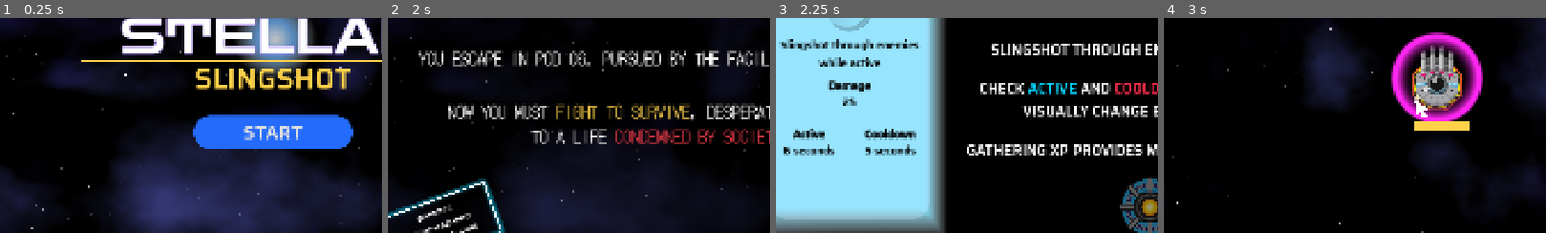
Above: before the commit, frames 1-4 (left to right).
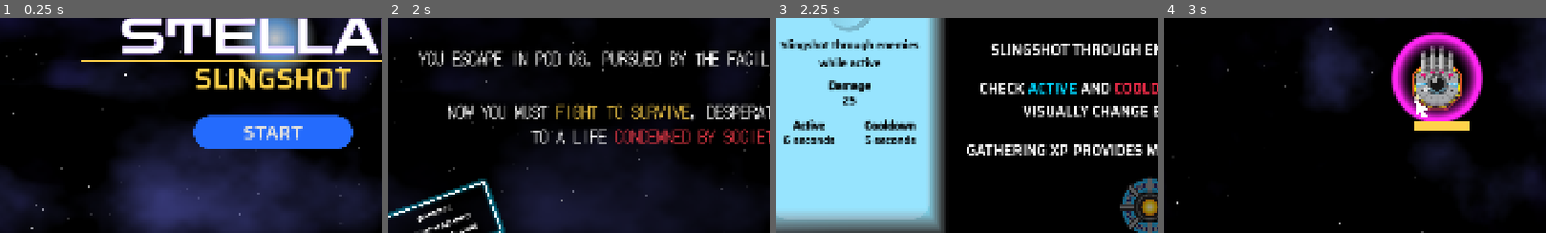
Above: after the commit, the same moments.

Repository: two-sticks-and-a-rock/space-arcade
Game: Godot game, scene res://scenes/main_menu.tscn
Same seed, same stepped clock (60 frames per second), same inputs: the game is played once before the commit and once after it.
Inputs:
- Up to frame 1 (0.25 s): no input
- Up to frame 2 (2 s): click "START" at 0.5 s; click "SKIP" at 1.25 s
- Up to frame 3 (2.25 s): click "CONTINUE..." at 2 s
- Up to frame 4 (3 s): click "CONTINUE" at 2.75 s
The pictures show only the part of the screen within x 14-64%, y 36-86%; the shares and areas given below are measured in that part.

Frames 1-2 are identical in both runs. In frame 3, 3.2% of the frame differs, in the area x 2-37%, y 36-64%; in frame 4, nothing differs.

Commit message:
fix spacing for asteroid

Diff:
--- a/scenes/player/player_weapons/orbiter/orbiter_ring.tscn
+++ b/scenes/player/player_weapons/orbiter/orbiter_ring.tscn
@@ -17,12 +17,14 @@
 script = ExtResource("3_6d4r7")
 mechanic_name = "Damage"
 mechanic_value = "50"
+col_span = 1
 metadata/_custom_type_script = "uid://dq724vlrm8a05"
 
 [sub_resource type="Resource" id="Resource_246l1"]
 script = ExtResource("3_6d4r7")
 mechanic_name = "Asteroids"
 mechanic_value = "2"
+col_span = 1
 metadata/_custom_type_script = "uid://dq724vlrm8a05"
 
 [sub_resource type="Resource" id="Resource_ks08d"]
--- a/scenes/ui/upgrade_panel.gd
+++ b/scenes/ui/upgrade_panel.gd
@@ -41,7 +41,7 @@
 		var v_box = VBoxContainer.new()
 		v_box.alignment = BoxContainer.ALIGNMENT_CENTER
 		v_box.custom_minimum_size.x = 200.0
-		v_box.add_theme_constant_override("separation", -4)
+		v_box.add_theme_constant_override("separation", -8)
 
 		if mechanic.col_span == 2:
 			v_box.add_child(mechanic_subheader_label)
--- a/scenes/ui/upgrade_panel.tscn
+++ b/scenes/ui/upgrade_panel.tscn
@@ -122,7 +122,7 @@
 
 [node name="VBoxContainer" type="VBoxContainer" parent="VSplitContainer/VBoxContainer/MechanicsContainer" unique_id=193242907]
 layout_mode = 2
-theme_override_constants/separation = 36
+theme_override_constants/separation = 18
 
 [node name="PanelContainer2" type="PanelContainer" parent="VSplitContainer/VBoxContainer" unique_id=910805974]
 layout_mode = 2
